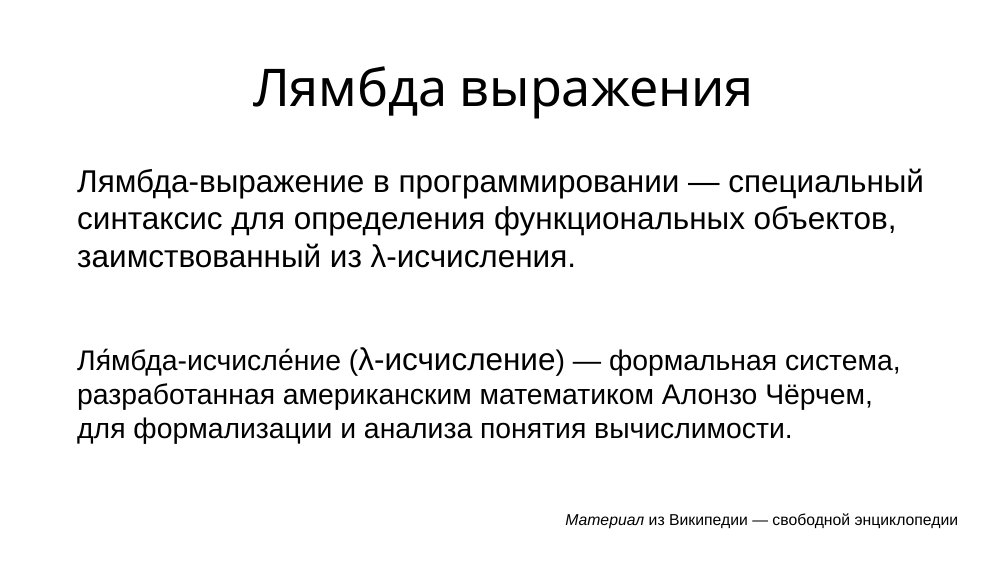
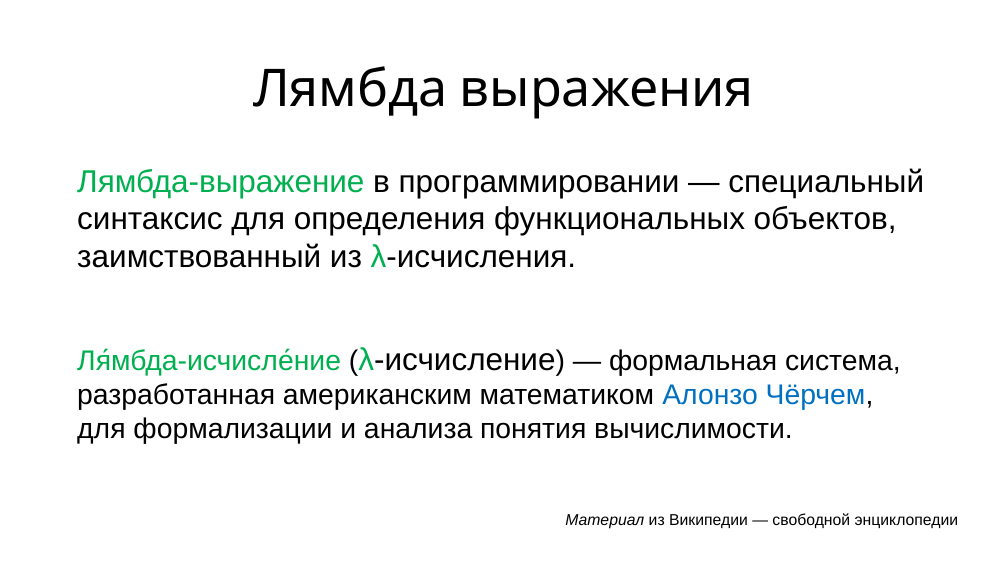
Before and after one commit to maxchv/LearnPython, a slide deck: slide 15 of week04/07.Functions2.pptx (slide 10 before the commit). Drawn at 1008x567 pixels with LibreOffice and Linux fonts; fonts in the diff are those of the drawing. Boxes give left, top, right and bottom in pixels: in the first picture for what was removed or moved away, otherwise in the second. Text is boxed around its words. In the diff, an @@ line names an element or a change of style, - is before the commit and + after.

```diff
--- a/week04/07.Functions2.pptx
+++ b/week04/07.Functions2.pptx
@@ text "Лямбда-выражение в программировании — специальный ..." at (77, 168, 924, 268): text colour #000000 to #00B050 in "Лямбда-выражение λ-исчисления." @@
@@ text "Ля́мбда-исчисле́ние (λ-исчисление) — формальная система, ..." at (77, 347, 901, 444): text colour #000000 to #00B050 in "Ля́мбда-исчисле́ние (λ-исчисление)"; text colour #000000 to #0070C0 in "Алонзо Чёрчем," @@
```
Also in this commit, not shown: 4 other slides changed, 6 slides added, 5 slides removed, 1 other file.
